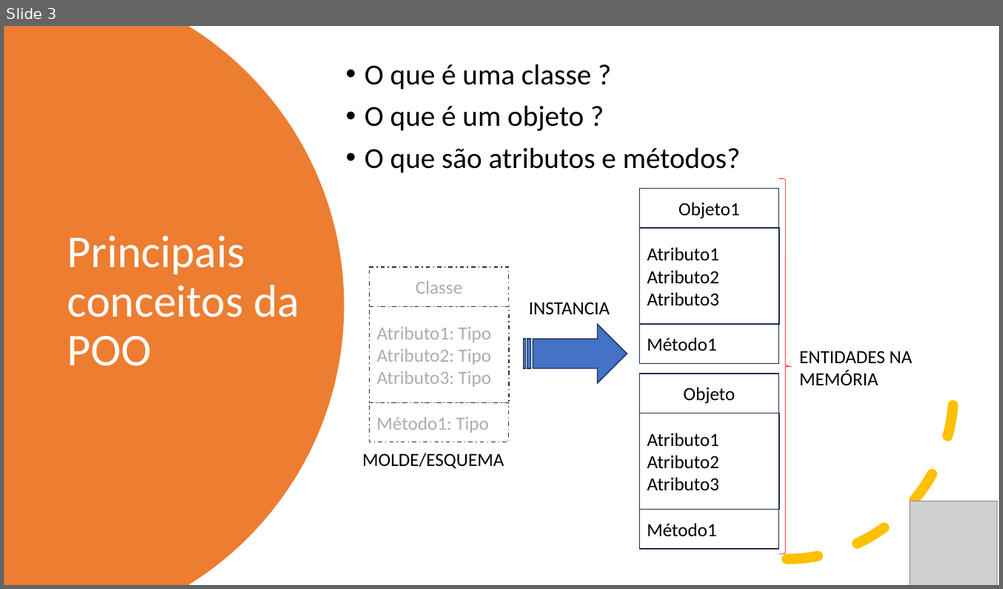
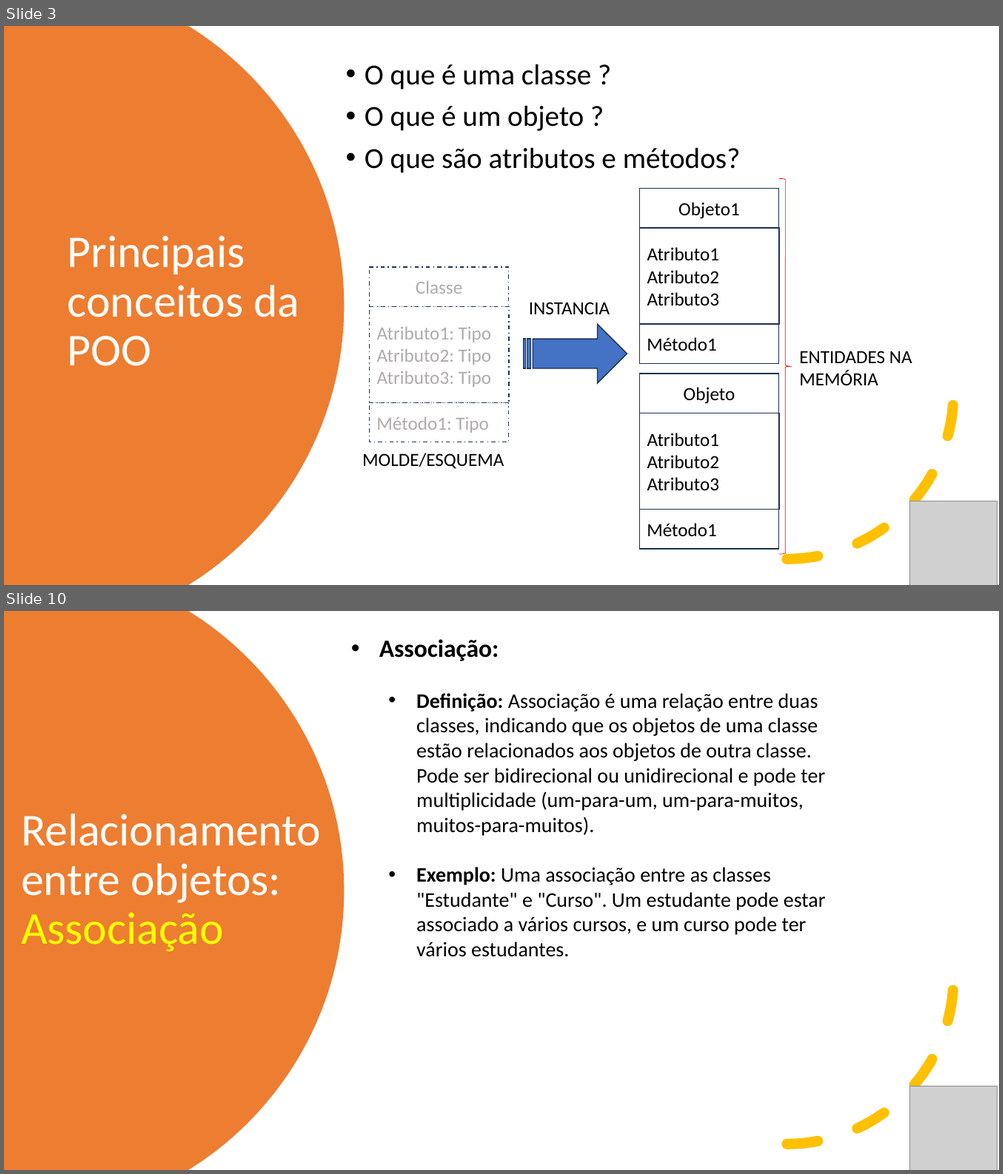
Before and after one commit to aclaytonbr/cursos, a slide deck: POO/Aula_1.pptx. Shown one above the other, each under a label of ours: slide 3 before the commit, slides 3 and 10 after it; the slides between them are not shown. The pictures are 1003x589 and 1003x1174 pixels, drawn with LibreOffice and Linux fonts; fonts in the diff are those of the drawing; grey boxes stand for pictures. Boxes give left, top, right and bottom in pixels: in the first picture for what was removed or moved away, otherwise in the second. Text is boxed around its words. In the diff, an @@ line names an element or a change of style, - is before the commit and + after.

```diff
--- a/POO/Aula_1.pptx
+++ b/POO/Aula_1.pptx
@@ slide 10 added at (4,611,999,1170), background #FFFFFF @@
@@ freeform shape added at (4,611,344,1170), fill #ED7D31 @@
@@ text added at (379,639,825,957), 20 pt, text #000000 @@
+• Associação:
+  • Definição: Associação é uma relação entre duas classes, indicando que os objetos de uma classe estão relacionados aos objetos de outra classe. Pode ser bidirecional ou unidirecional e pode ter multiplicidade (um-para-um, um-para-muitos, muitos-para-muitos).
+  • Exemplo: Uma associação entre as classes "Estudante" e "Curso". Um estudante pode estar associado a vários cursos, e um curso pode ter vários estudantes.
@@ title added at (21,814,321,952), 44 pt, text #FFFFFF @@
+Relacionamento entre objetos:
+Associação
@@ arc (boxed as its full ellipse) added at (620,812,954,1145), outline #FFC000 10 pt dashed @@
@@ picture added at (910,1086,997,1170) @@
```
Also in this commit, not shown: 6 slides changed, 1 other slide added, 28 other files.
